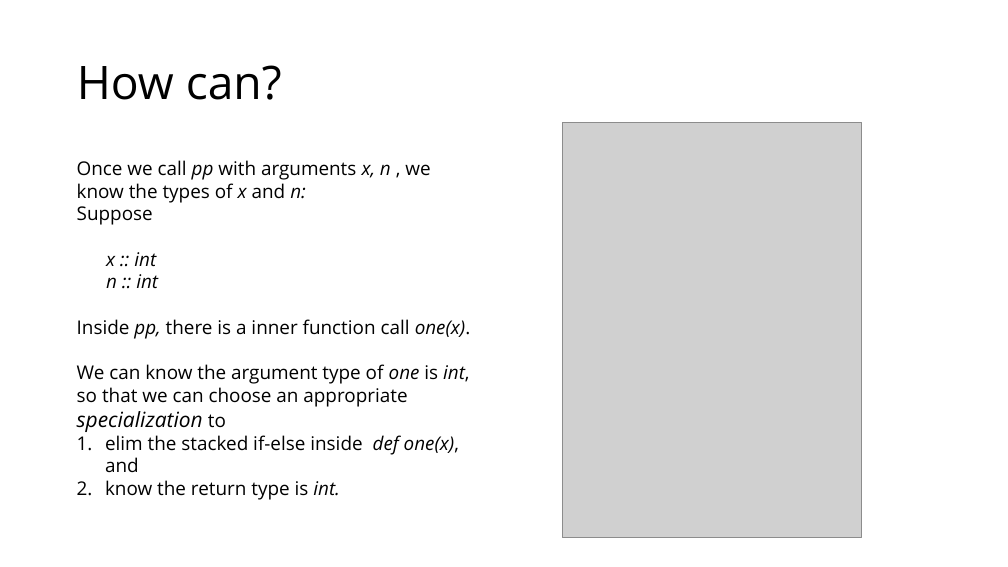
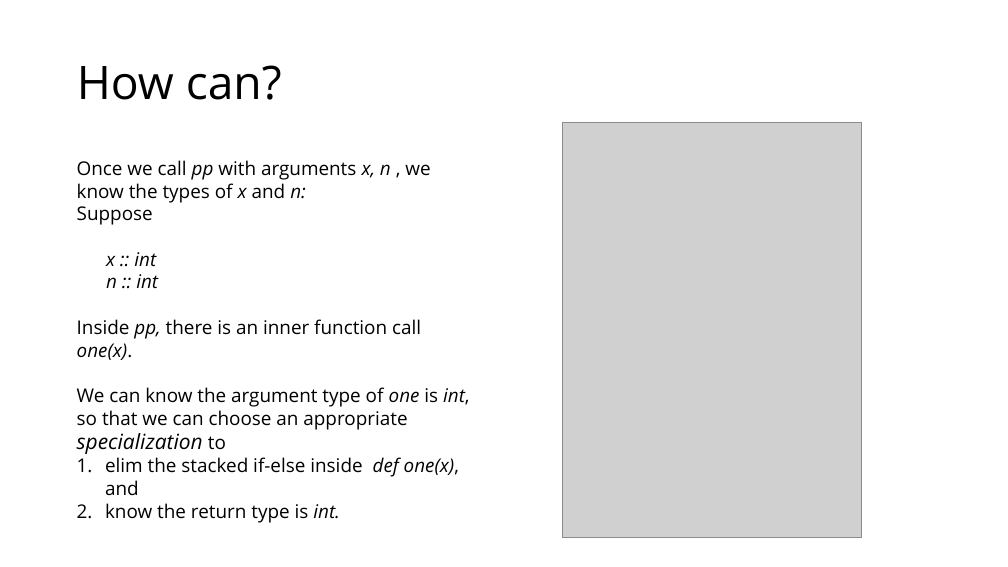
Before and after one commit to thautwarm/diojit, a slide deck: slide 6 of docs/dynjit-python-jit.pptx. Drawn at 1008x567 pixels with LibreOffice and Linux fonts; fonts in the diff are those of the drawing; grey boxes stand for pictures. Boxes give left, top, right and bottom in pixels: in the first picture for what was removed or moved away, otherwise in the second. Text is boxed around its words. In the diff, an @@ line names an element or a change of style, - is before the commit and + after.

```diff
--- a/docs/dynjit-python-jit.pptx
+++ b/docs/dynjit-python-jit.pptx
@@ text at (x1=77, y1=319, x2=421, y2=360): text changed @@
-Inside pp, there is a inner function call one(x).
+Inside pp, there is an inner function call one(x).
```
Also in this commit, not shown: 3 other files.
